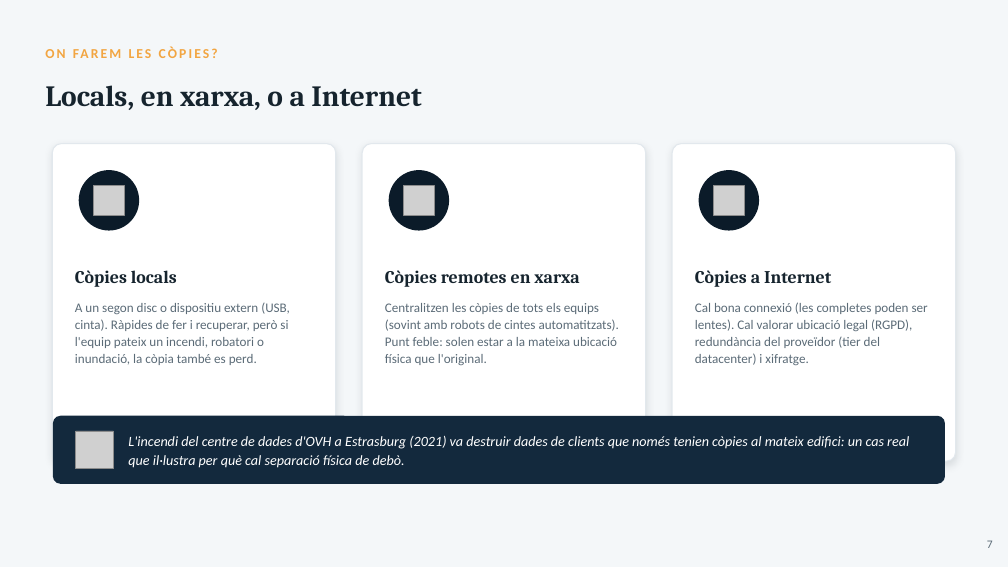
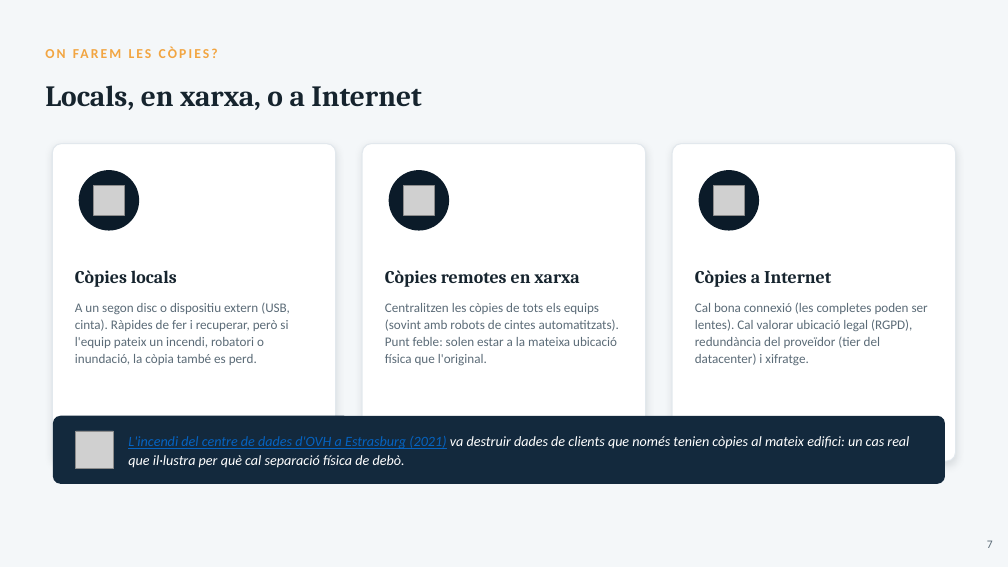
Before and after one commit to joansanchezescudero/SMX_0226_Seguretat_Informatica, a slide deck: slide 7 of RA2 - Emmagatzematge i copies de seguretat/AA3 - Copies de seguretat/RA2_AA3_Copies_de_seguretat.pptx. Drawn at 1008x567 pixels with LibreOffice and Linux fonts; fonts in the diff are those of the drawing; grey boxes stand for pictures. Boxes give left, top, right and bottom in pixels: in the first picture for what was removed or moved away, otherwise in the second. Text is boxed around its words. In the diff, an @@ line names an element or a change of style, - is before the commit and + after.

```diff
--- a/RA2 - Emmagatzematge i copies de seguretat/AA3 - Copies de seguretat/RA2_AA3_Copies_de_seguretat.pptx
+++ b/RA2 - Emmagatzematge i copies de seguretat/AA3 - Copies de seguretat/RA2_AA3_Copies_de_seguretat.pptx
@@ text "L'incendi del centre de dades ..." at (128,436,909,468): text colour #FFFFFF to #0563C1, underline on in "L'incendi del centre de dades d'OVH a ..." @@
```
Also in this commit, not shown: 3 other slides changed, 18 other files.
